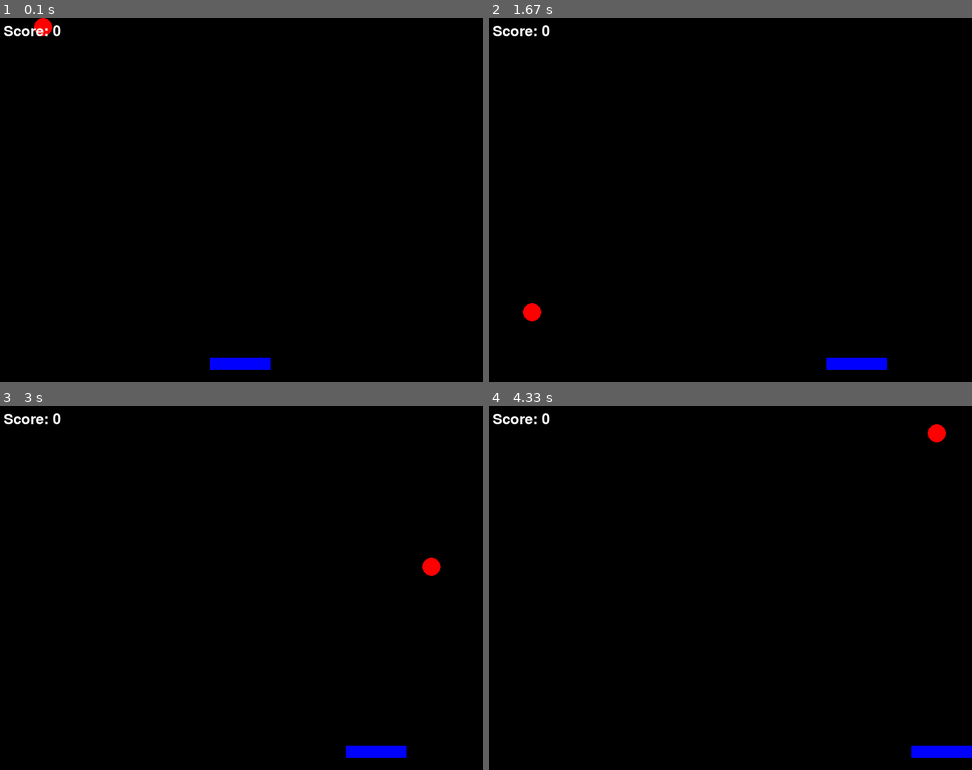
Above: before the commit, frames 1-4 (two rows, left to right).
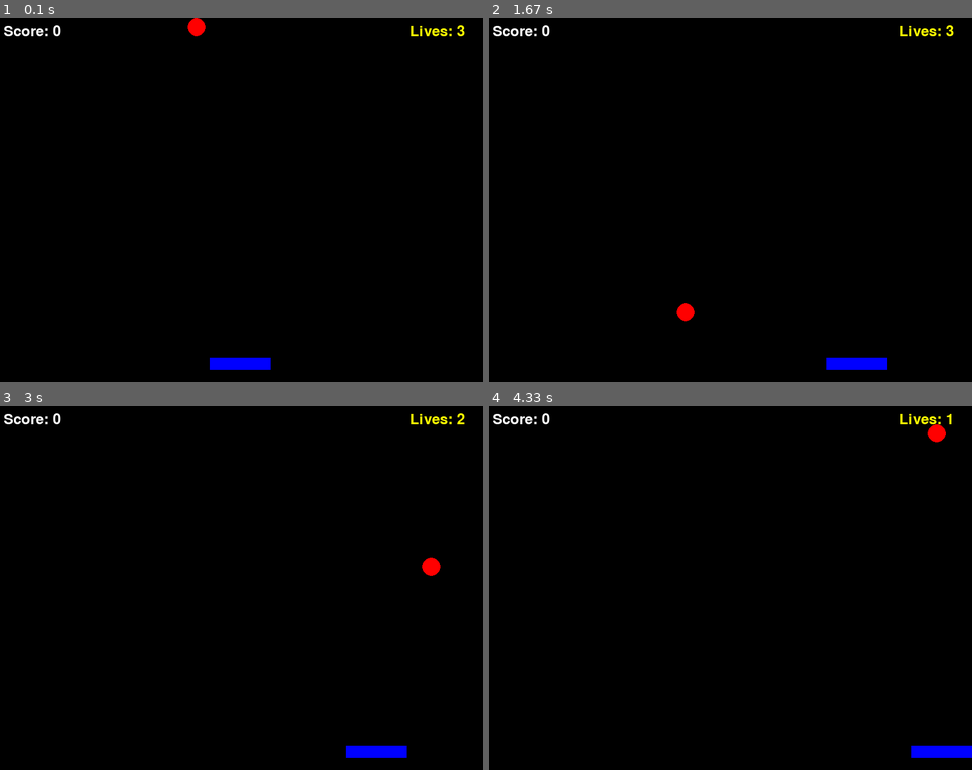
Above: after the commit, the same moments.

Repository: NLMDang22520190/python-course-demos
Game: pygame game, started from 02_Python_Pro_Pygame/catch_the_apple.py
Same seed, same stepped clock (60 frames per second), same inputs: the game is played once before the commit and once after it.
Inputs:
- Up to frame 1 (0.1 s): no input
- Up to frame 2 (1.67 s): hold Right 0.33-0.8 s; hold Right 0.83-1.3 s; hold Left from 1.33 s (still down)
- Up to frame 3 (3 s): release Left at 1.87 s; hold Left 1.9-2.3 s; hold Right 2.33-2.97 s
- Up to frame 4 (4.33 s): hold Left 3-3.47 s; hold Right 3.5-3.97 s; hold Right from 4 s (still down)

The runs differ from the first frame. In frame 1, 0.4% of the frame differs, in the area x 7-97%, y 0-5%; in frame 2, 0.4%, in the area x 7-97%, y 2-84%; in frame 3, 0.1%; in frame 4, 0.1%.

Commit message:
feat: Implement game over state, lives, and restart functionality for the catch_the_apple game, and refactor spirograph drawing into a reusable function.

Diff:
--- a/01_Python_Start_Turtle/spirograph.py
+++ b/01_Python_Start_Turtle/spirograph.py
@@ -12,29 +12,39 @@
 pen.width(2)
 pen.hideturtle()  # Hide the turtle cursor for faster drawing
 
-# The number of circles to draw
-num_circles = 36
+# -------------------------------------------------------------------
+# Focus 1: Functions
+# A function is a reusable block of code. We define it once and can
+# call it with different parameters to get different results.
+# -------------------------------------------------------------------
+def draw_spirograph(num_loops, radius, color_shift_speed):
+    """Draws a colorful spirograph based on given parameters."""
 
-# -------------------------------------------------------------------
-# Focus: For Loops and Iteration
-# A 'for' loop lets us repeat a block of code a specific number of times.
-# Here, 'range(num_circles)' generates numbers from 0 up to 35.
-# The variable 'i' will take each of these values, one by one.
-# -------------------------------------------------------------------
-for i in range(num_circles):
-    # Set a color based on the current step 'i'
-    # colorsys.hsv_to_rgb creates a smooth rainbow gradient easily
-    hue = i / num_circles
-    color = colorsys.hsv_to_rgb(hue, 1.0, 1.0)
-    pen.color(color)
+    # -------------------------------------------------------------------
+    # Focus 2: For Loops and Iteration
+    # The 'for' loop repeats a block of code 'num_loops' times.
+    # -------------------------------------------------------------------
+    for i in range(num_loops):
+        # Calculate a unique color for each step using the HSV color model
+        hue = (i * color_shift_speed) / num_loops
 
-    # Draw one circle
-    pen.circle(100)
+        # Using colorsys to convert Hue, Saturation, Value to RGB format
+        # ensure hue stays between 0.0 and 1.0 using the modulo operator (%)
+        color = colorsys.hsv_to_rgb(hue % 1.0, 1.0, 1.0)
+        pen.color(color)
 
-    # Turn the turtle right slightly before drawing the next circle
-    # 360 degrees divided by the number of circles ensures it completes a full round
-    turn_angle = 360 / num_circles
-    pen.right(turn_angle)
+        # Draw the shape (a circle)
+        pen.circle(radius)
+
+        # Turn the turtle right slightly before drawing the next circle
+        # 360 degrees divided by num_loops ensures it completes a full round perfectly
+        turn_angle = 360 / num_loops
+        pen.right(turn_angle)
+
+# Now we call the function!
+# We can easily change these numbers to completely alter the final drawing
+print("Drawing started...")
+draw_spirograph(num_loops=72, radius=120, color_shift_speed=2.5)
 
 # Keep the window open until the user clicks on it
 print("Drawing complete! Click on the window to exit.")
--- a/02_Python_Pro_Pygame/catch_the_apple.py
+++ b/02_Python_Pro_Pygame/catch_the_apple.py
@@ -15,94 +15,125 @@
 BLACK = (0, 0, 0)
 RED = (255, 0, 0)
 BLUE = (0, 0, 255)
+YELLOW = (255, 255, 0)
 
 # Set up the display
 screen = pygame.display.set_mode((WIDTH, HEIGHT))
-pygame.display.set_caption("Catch the Apple")
+pygame.display.set_caption("Catch the Apple - Pro Level")
 clock = pygame.time.Clock()
 
-# Basket (Player) properties
+# Fonts
+font = pygame.font.SysFont(None, 36)
+large_font = pygame.font.SysFont(None, 72)
+
+# Game Variables
+def reset_game():
+    global basket_x, apple_y, apple_x, apple_speed, score, lives, game_over
+    basket_x = WIDTH // 2 - 50
+    apple_y = -15
+    apple_x = random.randint(15, WIDTH - 15)
+    apple_speed = 5
+    score = 0
+    lives = 3
+    game_over = False
+
+# Basket Properties
 basket_width = 100
 basket_height = 20
-basket_x = WIDTH // 2 - basket_width // 2
 basket_y = HEIGHT - 40
 basket_speed = 7
 
-# Apple properties
 apple_radius = 15
-apple_x = random.randint(apple_radius, WIDTH - apple_radius)
-apple_y = -apple_radius
-apple_speed = 5
 
-score = 0
-font = pygame.font.SysFont(None, 36)
+# Initialize the first game state
+reset_game()
 
 # -------------------------------------------------------------------
 # 1. The Game Loop
-# A game loop runs continuously until the game is over or the window is closed.
-# It processes inputs, updates game logic, and draws everything to the screen.
 # -------------------------------------------------------------------
 running = True
 while running:
     # -------------------------------------------------------------------
     # 2. Event Handling
-    # This loop checks for user inputs like key presses or clicking the 'X' button.
     # -------------------------------------------------------------------
     for event in pygame.event.get():
         if event.type == pygame.QUIT:
             running = False
 
-    # Check for held down keys for moving the basket
+        # Handle restarting the game with the 'R' key if game is over
+        if event.type == pygame.KEYDOWN:
+            if event.key == pygame.K_r and game_over:
+                reset_game()
+
+    # Check for held down keys for moving the basket (only if playing!)
     keys = pygame.key.get_pressed()
-    if keys[pygame.K_LEFT] and basket_x > 0:
-        basket_x -= basket_speed
-    if keys[pygame.K_RIGHT] and basket_x < WIDTH - basket_width:
-        basket_x += basket_speed
-
-    # Update Apple position (falling down)
-    apple_y += apple_speed
 
     # -------------------------------------------------------------------
-    # 3. Collision Detection & Scoring
-    # Check if the apple has touched the basket or hit the ground.
+    # 3. Game Logic: States, Collisions & Scoring
     # -------------------------------------------------------------------
+    if not game_over:
+        if keys[pygame.K_LEFT] and basket_x > 0:
+            basket_x -= basket_speed
 
-    # Check if apple hit the ground (missed)
-    if apple_y > HEIGHT:
-        # Reset apple at the top
-        apple_y = -apple_radius
-        apple_x = random.randint(apple_radius, WIDTH - apple_radius)
-        score = 0  # Reset score on miss
+        if keys[pygame.K_RIGHT] and basket_x < WIDTH - basket_width:
+            basket_x += basket_speed
 
-    # Collision detection: Check if the apple coordinates overlap with the basket rectangle
-    # We use a simple bounding box logic check
-    if (basket_y < apple_y + apple_radius < basket_y + basket_height and
-            basket_x < apple_x < basket_x + basket_width):
-        # Caught the apple!
-        score += 1
-        apple_speed += 0.2  # Increase difficulty slightly
+        # Update Apple position (falling down)
+        apple_y += apple_speed
 
-        # Reset apple at the top
-        apple_y = -apple_radius
-        apple_x = random.randint(apple_radius, WIDTH - apple_radius)
+        # Check if apple hit the ground (missed)
+        if apple_y > HEIGHT:
+            lives -= 1
+            apple_y = -apple_radius
+            apple_x = random.randint(apple_radius, WIDTH - apple_radius)
 
-    # --- Drawing ---
+            # Change state to Game Over if lives hit 0
+            if lives <= 0:
+                game_over = True
+
+        # Collision detection: Check for overlap
+        if (basket_y < apple_y + apple_radius < basket_y + basket_height and
+                basket_x < apple_x < basket_x + basket_width):
+            score += 1
+            apple_speed += 0.3  # Increase difficulty slightly
+
+            # Reset apple at the top
+            apple_y = -apple_radius
+            apple_x = random.randint(apple_radius, WIDTH - apple_radius)
+
+    # -------------------------------------------------------------------
+    # 4. Drawing Phase
+    # -------------------------------------------------------------------
     screen.fill(BLACK)  # Clear the screen every frame
 
-    # Draw the target (Apple) as a circle
-    pygame.draw.circle(screen, RED, (int(apple_x), int(apple_y)), apple_radius)
+    if not game_over:
+        # Draw the target (Apple) as a circle
+        pygame.draw.circle(screen, RED, (int(apple_x), int(apple_y)), apple_radius)
 
-    # Draw the player (Basket) as a rectangle
-    pygame.draw.rect(screen, BLUE, (basket_x, basket_y, basket_width, basket_height))
+        # Draw the player (Basket) as a rectangle
+        pygame.draw.rect(screen, BLUE, (basket_x, basket_y, basket_width, basket_height))
 
-    # Draw Score Text
-    score_text = font.render(f"Score: {score}", True, WHITE)
-    screen.blit(score_text, (10, 10))
+        # Draw Heads Up Display (HUD) - Score and Lives
+        score_text = font.render(f"Score: {score}", True, WHITE)
+        lives_text = font.render(f"Lives: {lives}", True, YELLOW)
+
+        screen.blit(score_text, (10, 10))
+        screen.blit(lives_text, (WIDTH - 120, 10))
+
+    else:
+        # Draw Game Over Screen
+        game_over_text = large_font.render("GAME OVER", True, RED)
+        restart_text = font.render("Press 'R' to Restart", True, WHITE)
+        final_score = font.render(f"Final Score: {score}", True, YELLOW)
+
+        screen.blit(game_over_text, (WIDTH // 2 - 150, HEIGHT // 2 - 50))
+        screen.blit(final_score, (WIDTH // 2 - 80, HEIGHT // 2 + 20))
+        screen.blit(restart_text, (WIDTH // 2 - 110, HEIGHT // 2 + 70))
 
     # Update the display
     pygame.display.flip()
 
-    # Maintain frame rate
+    # Maintain frame rate (60 FPS)
     clock.tick(FPS)
 
 # Clean up
